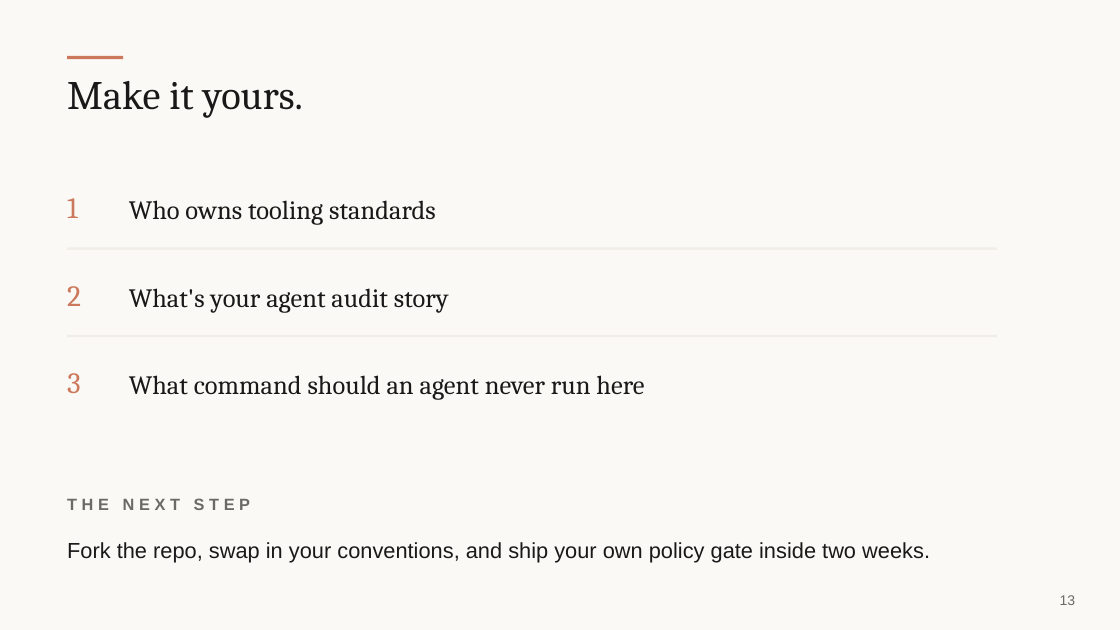
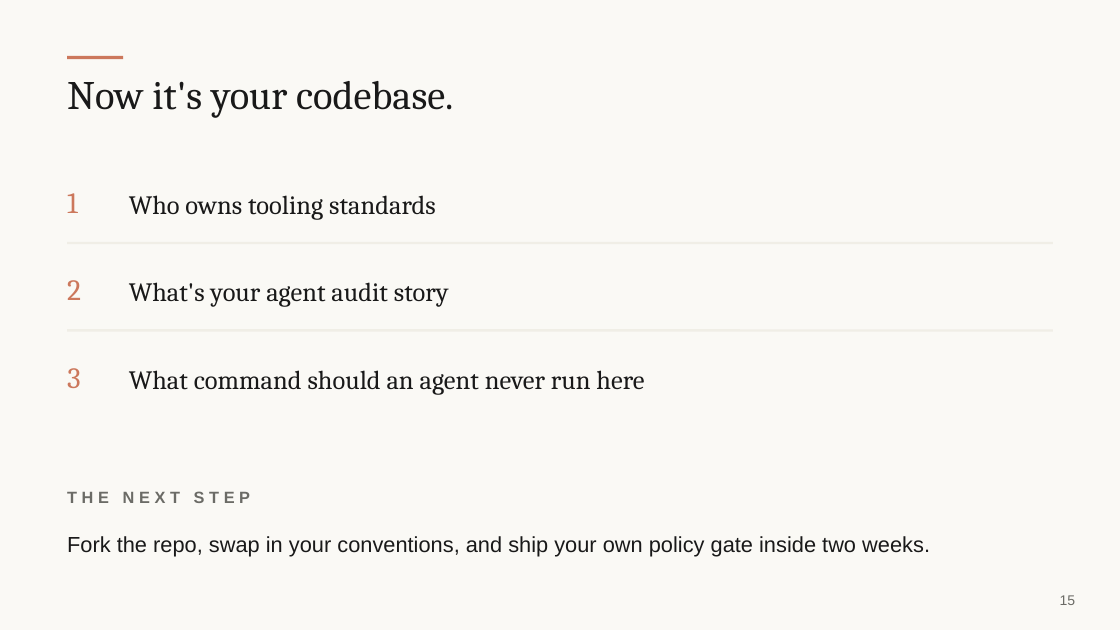
Before and after one commit to andymadson/data-platform-pack, a slide deck: slide 15 of enablement/deck/presentation-deck.pptx (slide 13 before the commit). Drawn at 1120x630 pixels with LibreOffice and Linux fonts; fonts in the diff are those of the drawing. Boxes give left, top, right and bottom in pixels: in the first picture for what was removed or moved away, otherwise in the second. Text is boxed around its words. In the diff, an @@ line names an element or a change of style, - is before the commit and + after.

Commit message:
Room deck rebuilt as a story: the wrong dashboard number, Maya, and four live beats with terminal receipts

```diff
--- a/enablement/deck/presentation-deck.pptx
+++ b/enablement/deck/presentation-deck.pptx
@@ text at [67, 81, 453, 118]: text changed @@
-Make it yours.
+Now it's your codebase.
@@ 6 texts: place and size @@
-6 texts at [67, 198, 644, 400]
+6 texts at [67, 193, 644, 394]
@@ line moved from (67, 249) - (997, 249) to (67, 243) - (1053, 243) @@
@@ line moved from (67, 336) - (997, 336) to (67, 330) - (1053, 330) @@
@@ text "THE NEXT STEP": place and size @@
-text "THE NEXT STEP" at [67, 498, 250, 510]
+text "THE NEXT STEP" at [67, 491, 250, 503]
@@ text "Fork the repo, swap in ...": place and size @@
-text "Fork the repo, swap in ..." at [67, 542, 930, 562]
+text "Fork the repo, swap in ..." at [67, 536, 930, 557]
@@ text at [1060, 595, 1076, 605]: text changed @@
-13
+15
```
Also in this commit, not shown: 3 other slides changed, 12 slides added, 10 slides removed, 3 other files.
